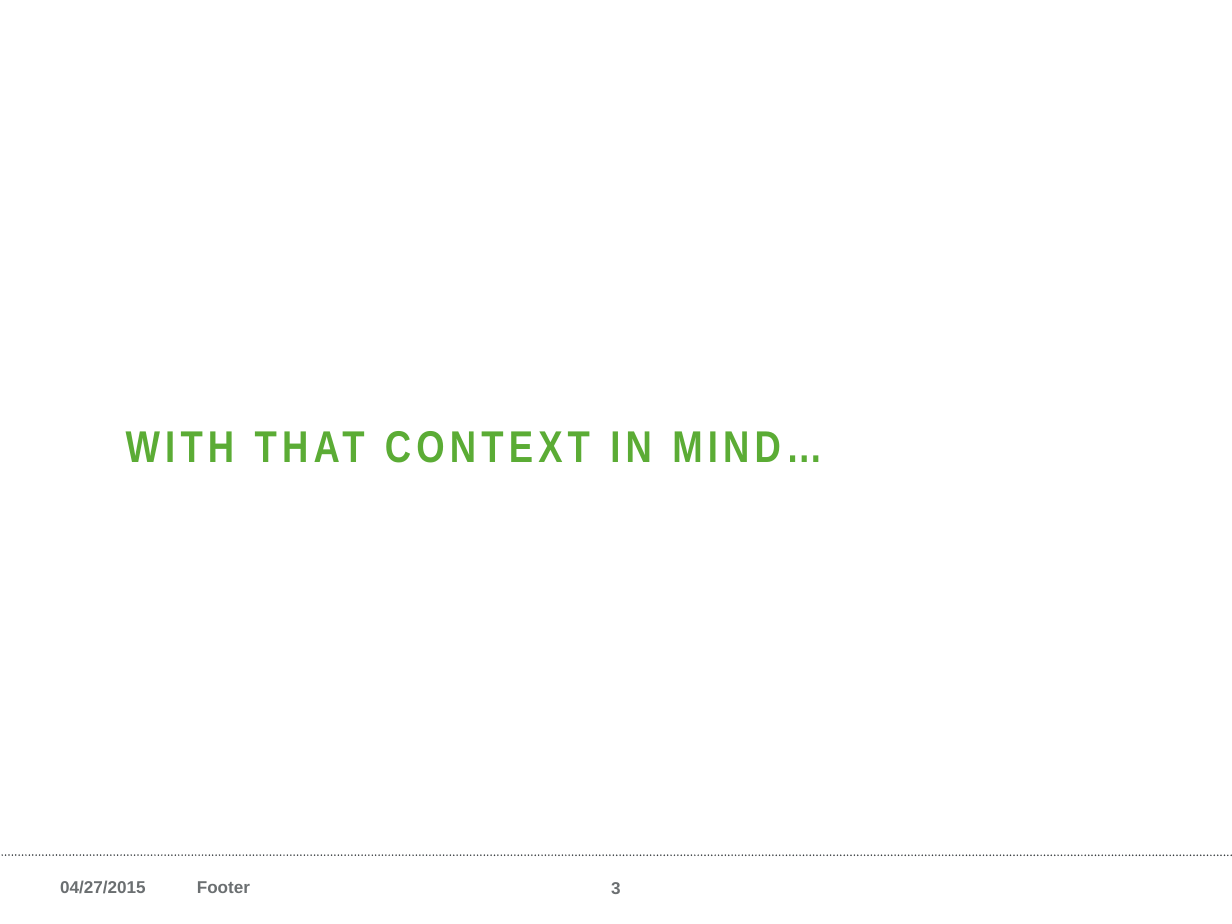
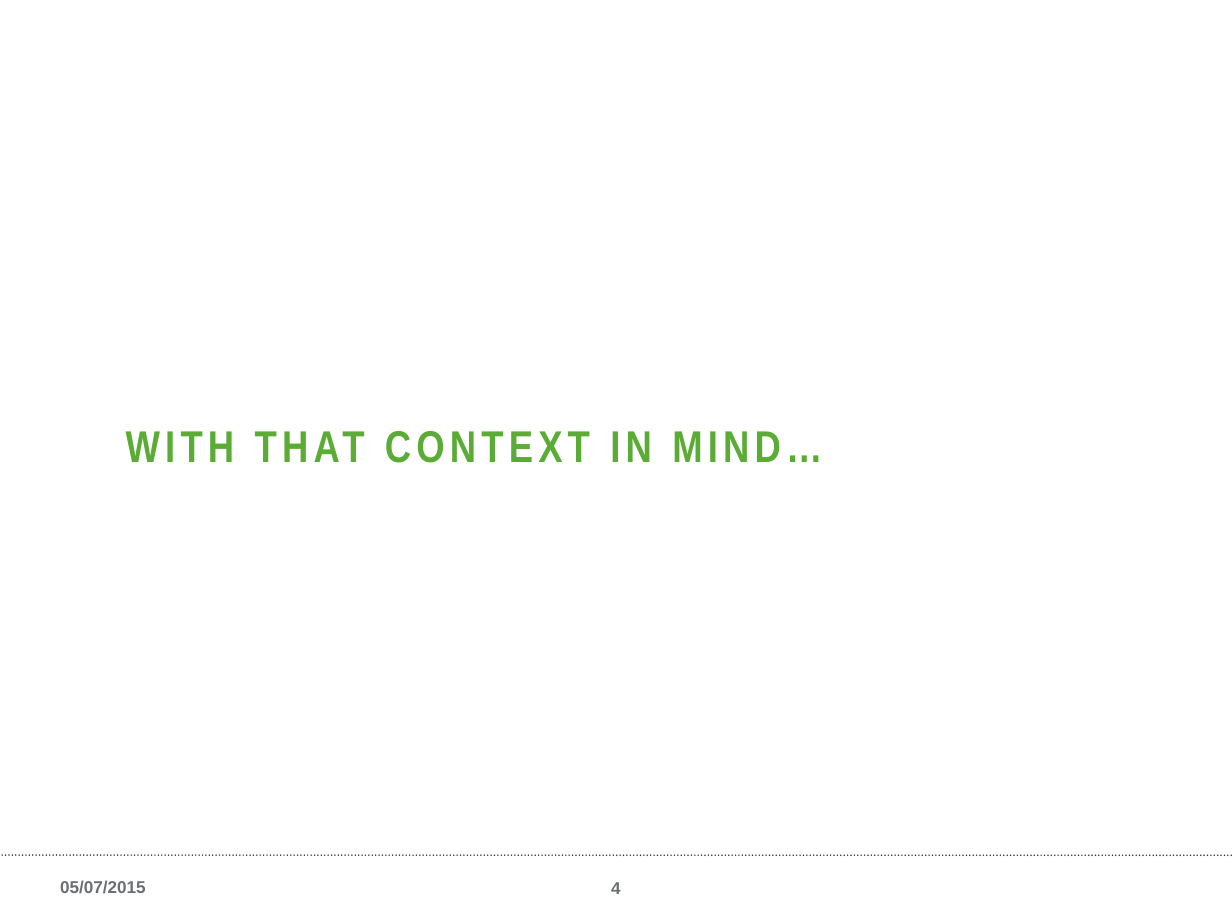
Before and after one commit to tjs1715/black-brd, a slide deck: slide 4 of public/OWASP-2015.pptx (slide 3 before the commit). Drawn at 1232x924 pixels with LibreOffice and Linux fonts; fonts in the diff are those of the drawing; background and template pictures are left out. Boxes give left, top, right and bottom in pixels: in the first picture for what was removed or moved away, otherwise in the second. Text is boxed around its words. In the diff, an @@ line names an element or a change of style, - is before the commit and + after.

```diff
--- a/public/OWASP-2015.pptx
+++ b/public/OWASP-2015.pptx
@@ text at bbox=[60, 880, 145, 894]: text changed @@
-04/27/2015
+05/07/2015
@@ text removed at bbox=[197, 881, 250, 893] @@
-Footer
@@ page number at bbox=[611, 882, 621, 894]: text changed @@
-3
+4
```
Also in this commit, not shown: 36 other slides changed, 2 slides added, 1 slide removed, 25 other files.
